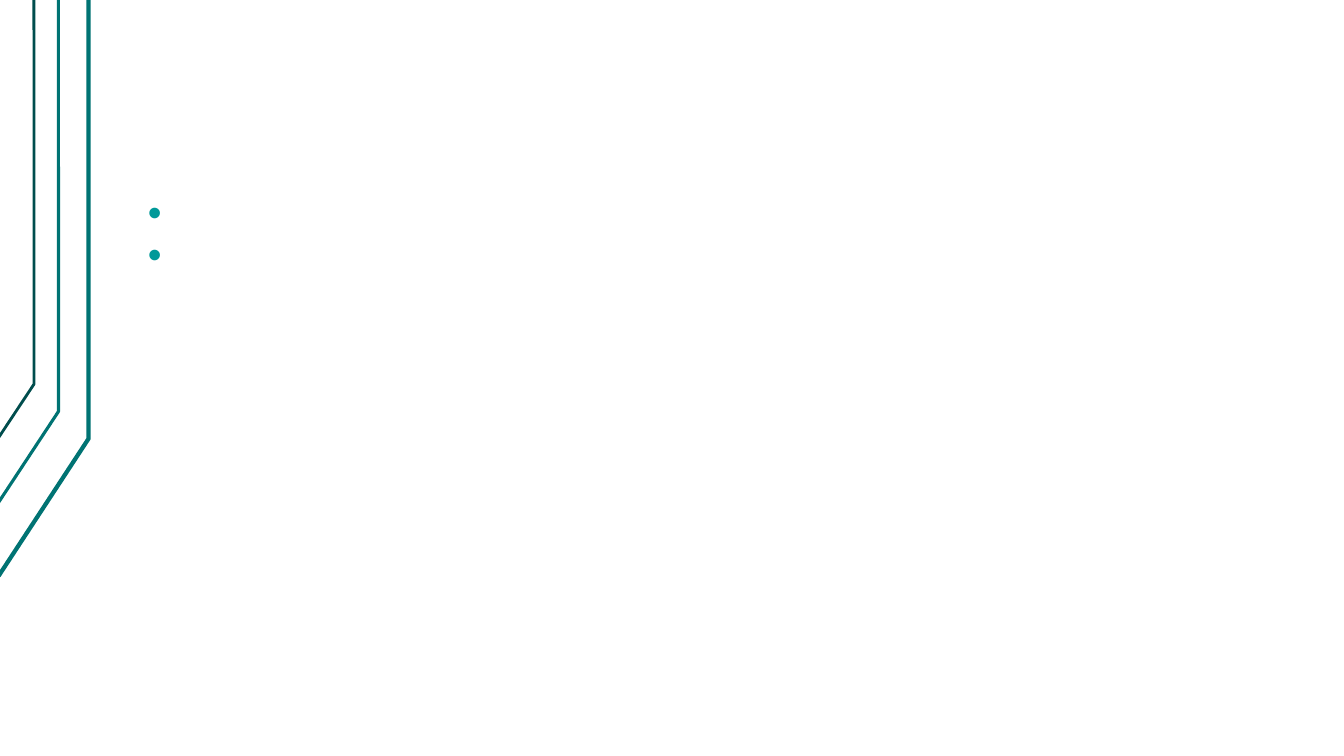
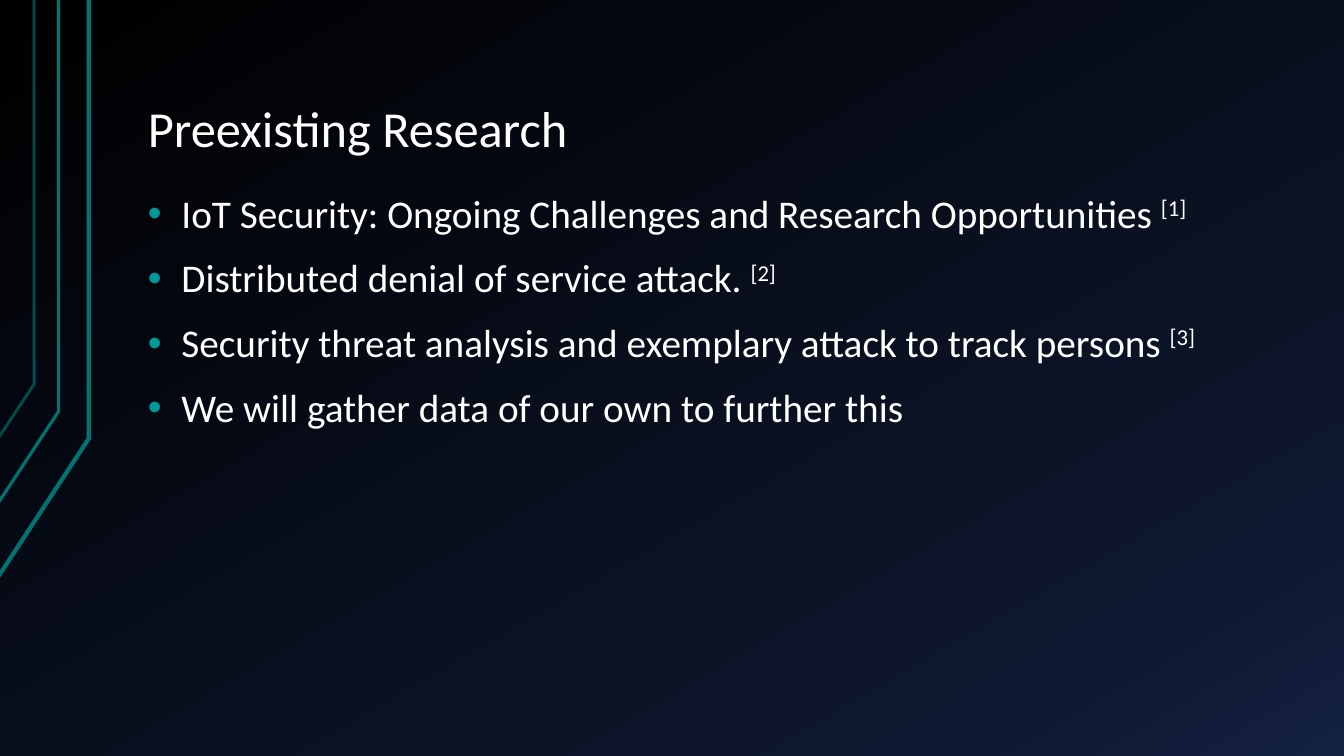
Before and after one commit to giacoppd/Security-For-Robotics, a slide deck: slide 5 of docs/progress_report/progress_report.pptx. Drawn at 1344x756 pixels with LibreOffice and Linux fonts; fonts in the diff are those of the drawing. Boxes give left, top, right and bottom in pixels: in the first picture for what was removed or moved away, otherwise in the second. Text is boxed around its words. In the diff, an @@ line names an element or a change of style, - is before the commit and + after.

```diff
--- a/docs/progress_report/progress_report.pptx
+++ b/docs/progress_report/progress_report.pptx
@@ background #FFFFFF to gradient #000000 to #0F1931 to #142242 @@
@@ freeform shape at bbox=[0, 0, 89, 577]: outline redrawn @@
@@ freeform shape at bbox=[0, 0, 58, 503]: outline #007373 2.24 pt to #007373 2.25 pt @@
@@ freeform shape at bbox=[0, 0, 34, 438]: outline #004D4D 2 pt to #007373 2 pt @@
@@ title added at bbox=[148, 112, 567, 156], 36 pt, text #FFFFFF @@
+Preexisting Research
@@ text added at bbox=[181, 199, 1195, 429], 28 pt, text #FFFFFF @@
+• IoT Security: Ongoing Challenges and Research Opportunities [1]
+• Distributed denial of service attack. [2]
+• Security threat analysis and exemplary attack to track persons [3]
+• We will gather data of our own to further this
```
Also in this commit, not shown: 12 other slides changed, 3 slides added, 8 slides removed.
